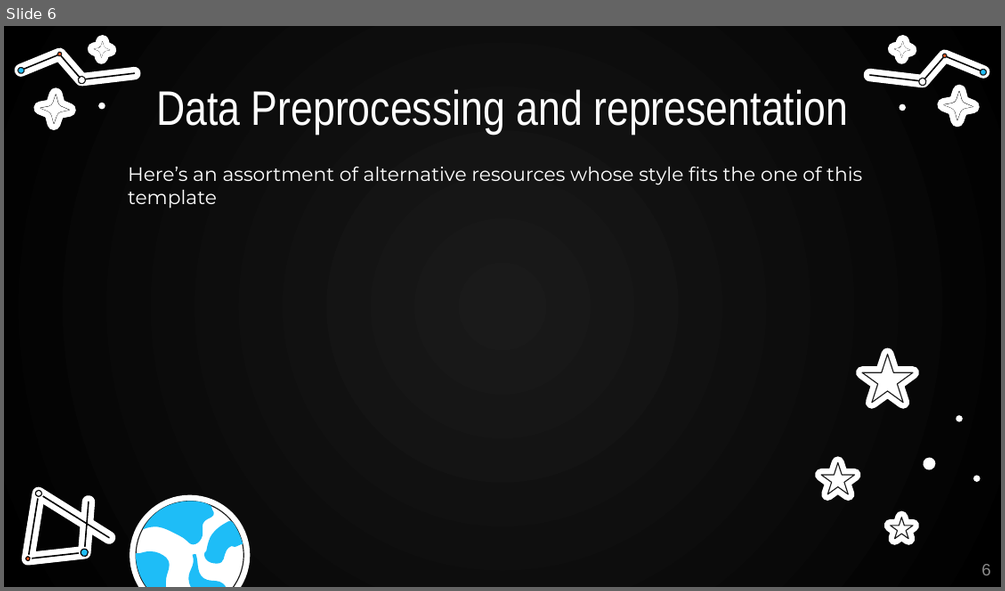
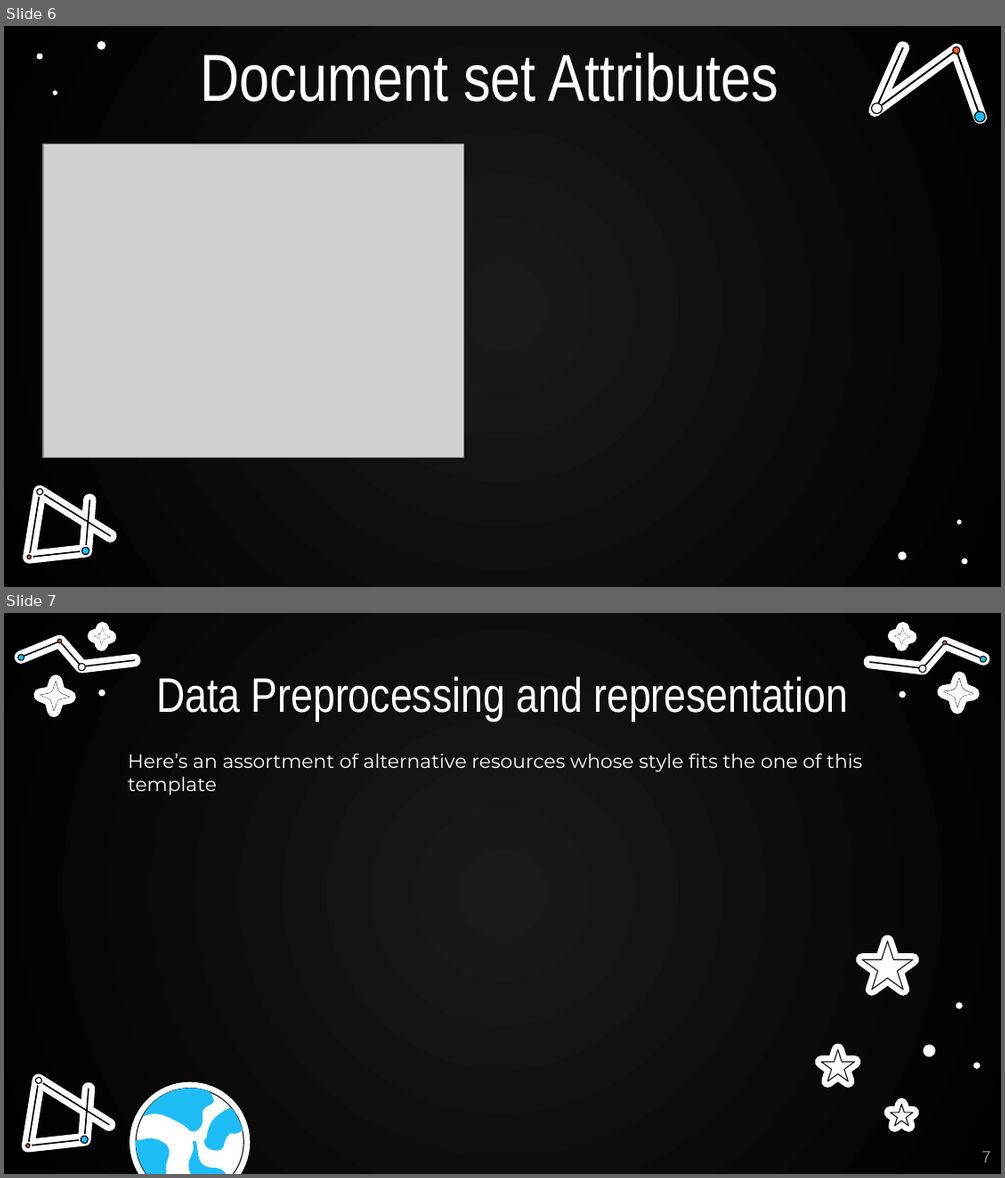
Before and after one commit to johnemyers/iste-612, a slide deck: final-presentation/TeamUFO-FinalPresentation.pptx. Shown one above the other, each under a label of ours: slide 6 before the commit, slides 6 and 7 after it. The pictures are 1005x591 and 1005x1178 pixels, drawn with LibreOffice and Linux fonts; fonts in the diff are those of the drawing; grey boxes stand for pictures; background and template pictures are left out. Boxes give left, top, right and bottom in pixels: in the first picture for what was removed or moved away, otherwise in the second. Text is boxed around its words. In the diff, an @@ line names an element or a change of style, - is before the commit and + after.

```diff
--- a/final-presentation/TeamUFO-FinalPresentation.pptx
+++ b/final-presentation/TeamUFO-FinalPresentation.pptx
@@ slide 6 added at <box>4,26,1001,587</box>, background picture (left out) @@
@@ title added at <box>200,53,778,102</box>, 48 pt, text #FFFFFF @@
+Document set Attributes
@@ group added at <box>870,47,987,123</box>: 7 freeform shapes @@
@@ picture added at <box>43,143,463,458</box> @@
@@ group added at <box>37,41,968,565</box>: 6 freeform shapes @@
@@ group added at <box>4,470,118,587</box>: 8 freeform shapes @@
@@ what was slide 6 is now slide 7 @@
@@ page number at <box>981,1151,990,1162</box>: text changed @@
-6
+7
```
Also in this commit, not shown: 5 slides changed, 4 other slides added.
